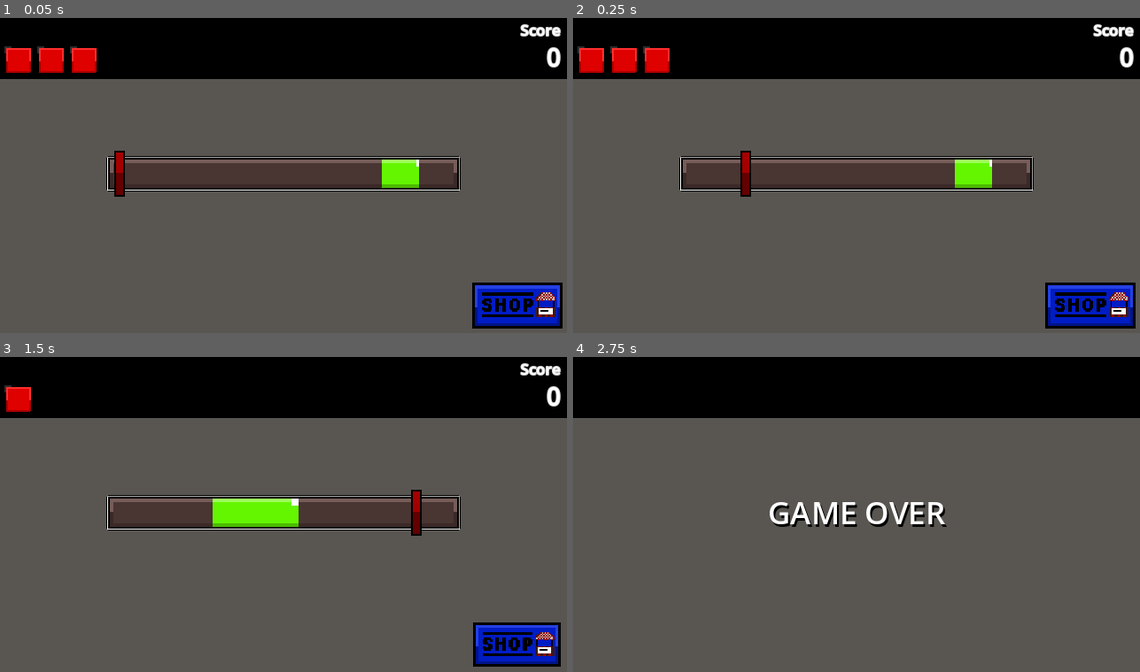
Above: before the commit, frames 1-4 (two rows, left to right).
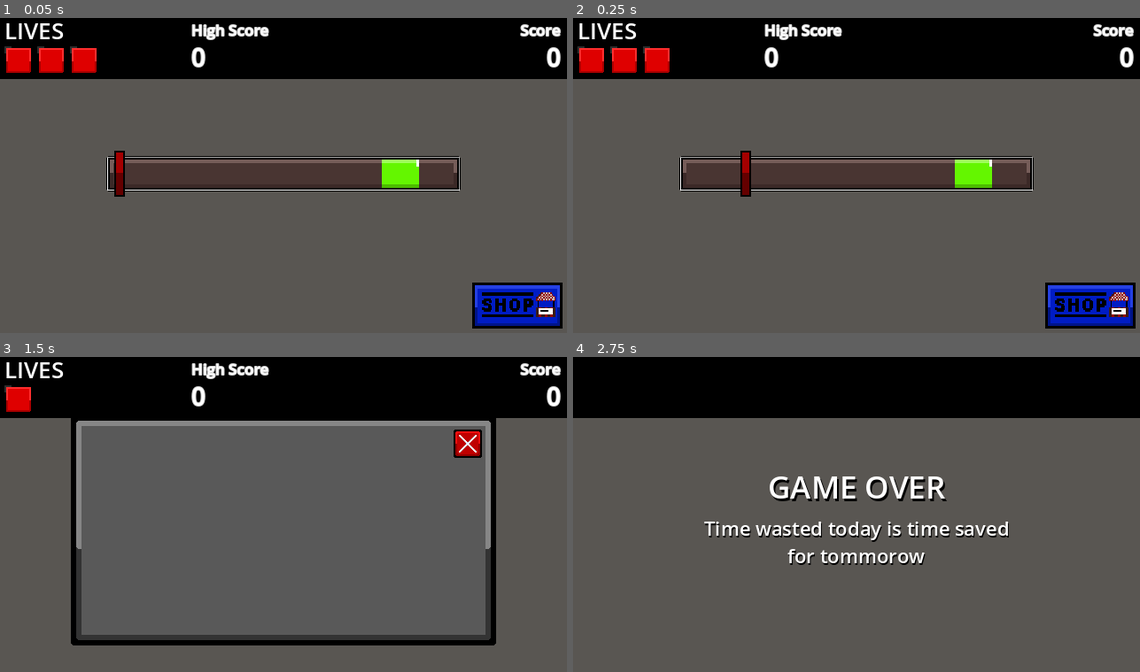
Above: after the commit, the same moments.

Repository: d3V-E/Line-Clicker-Game
Game: Godot game, scene res://scenes/main_game.tscn
The game is run twice, just before and just after one commit, with the same random seed, the same clock (stepped at 60 frames per second) and the same inputs.
Inputs (mouse positions are in pixels of both pictures, inside the frame that each line leads up to):
- Up to frame 1 (0.05 s): no input
- Up to frame 2 (0.25 s): no input
- Up to frame 3 (1.5 s): click (515, 643) at 0.5 s; tap Enter at 1.25 s; move the mouse to (408, 495) at 1.27 s; hold Right from 1.28 s (still down); tap Space at 1.35 s; click (408, 495) at 1.42 s
- Up to frame 4 (2.75 s): tap Space at 1.52, 1.82, 2, 2.27, 2.3, 2.57 s; move the mouse to (743, 527) at 2.02 s; release Right at 2.03 s; hold Down from 2.03 s (still down); tap Alt at 2.1 s; click (743, 527) at 2.17 s

The runs differ from the first frame. In frame 1, 0.8% of the frame differs, in the area x 1-48%, y 1-16%; in frame 2, 0.8%; in frame 3, 17%, in the area x 1-99%, y 1-99%; in frame 4, 4.6%.

Commit message:
Update 4

Diff:
--- a/scenes/game_over.tscn
+++ b/scenes/game_over.tscn
@@ -21,7 +21,7 @@
 offset_left = -108.0
 offset_top = -67.0
 offset_right = 108.0
-offset_bottom = 67.0
+offset_bottom = 8.0
 grow_horizontal = 2
 grow_vertical = 2
 theme_override_colors/font_shadow_color = Color(0, 0, 0, 1)
@@ -37,3 +37,23 @@
 wait_time = 5.0
 one_shot = true
 autostart = true
+
+[node name="Quote" type="RichTextLabel" parent="CanvasLayer" unique_id=627550889]
+anchors_preset = 8
+anchor_left = 0.5
+anchor_top = 0.5
+anchor_right = 0.5
+anchor_bottom = 0.5
+offset_left = -193.0
+offset_top = 1.5
+offset_right = 193.0
+offset_bottom = 150.0
+grow_horizontal = 2
+grow_vertical = 2
+theme_override_colors/font_shadow_color = Color(0, 0, 0, 1)
+theme_override_constants/shadow_outline_size = 0
+theme_override_constants/shadow_offset_x = 1
+theme_override_constants/shadow_offset_y = 2
+theme_override_font_sizes/normal_font_size = 22
+text = "\"Place Holder\""
+horizontal_alignment = 1
--- a/scenes/main_game.tscn
+++ b/scenes/main_game.tscn
@@ -8,6 +8,8 @@
 [ext_resource type="Texture2D" uid="uid://plt2drchkexg" path="res://assets/Indicator.png" id="6_70vka"]
 [ext_resource type="Texture2D" uid="uid://q5u0jswbi3bi" path="res://assets/Hit.png" id="7_wi4c7"]
 [ext_resource type="Texture2D" uid="uid://d263mtcymdwjw" path="res://assets/HP.png" id="8_70vka"]
+[ext_resource type="Texture2D" uid="uid://dgrlw7tsnflqa" path="res://assets/Shop.png" id="9_nqdth"]
+[ext_resource type="Texture2D" uid="uid://bsim58uomd8dx" path="res://assets/Close.png" id="10_5cypo"]
 
 [node name="Main Game" type="Node2D" unique_id=423972222]
 script = ExtResource("1_72e8q")
@@ -80,6 +82,55 @@
 position = Vector2(321, 179)
 texture = ExtResource("7_wi4c7")
 
+[node name="Lives Label" type="RichTextLabel" parent="CanvasLayer" unique_id=886296370]
+offset_left = 5.0
+offset_right = 107.0
+offset_bottom = 36.0
+theme_override_font_sizes/normal_font_size = 26
+text = "LIVES"
+
+[node name="Shop" type="Sprite2D" parent="CanvasLayer" unique_id=1093649891]
+visible = false
+position = Vector2(320, 200)
+texture = ExtResource("9_nqdth")
+
+[node name="Shop Close" type="TextureButton" parent="CanvasLayer" unique_id=812630958]
+visible = false
+offset_left = 512.0
+offset_top = 86.0
+offset_right = 544.0
+offset_bottom = 118.0
+texture_normal = ExtResource("10_5cypo")
+stretch_mode = 0
+
+[node name="Highscore Header" type="RichTextLabel" parent="CanvasLayer" unique_id=1162866656]
+offset_left = 216.0
+offset_top = 5.0
+offset_right = 317.0
+offset_bottom = 29.0
+theme_override_colors/font_outline_color = Color(0.8239239, 0.82392395, 0.8239239, 1)
+theme_override_constants/outline_size = 4
+theme_override_font_sizes/normal_font_size = 17
+text = "High Score"
+horizontal_alignment = 2
+vertical_alignment = 1
+text_direction = 2
+
+[node name="Highscore" type="RichTextLabel" parent="CanvasLayer" unique_id=588167767]
+offset_left = 216.0
+offset_top = 29.0
+offset_right = 360.0
+offset_bottom = 68.0
+theme_override_colors/font_outline_color = Color(0.8239239, 0.82392395, 0.8239239, 1)
+theme_override_constants/outline_size = 4
+theme_override_font_sizes/normal_font_size = 28
+text = "0"
+horizontal_alignment = 2
+vertical_alignment = 1
+text_direction = 2
+
 [connection signal="timeout" from="CanvasLayer/Score/Score Update" to="." method="_on_score_update_timeout"]
 [connection signal="button_down" from="CanvasLayer/Shop Button" to="." method="_on_shop_button_button_down"]
 [connection signal="button_up" from="CanvasLayer/Shop Button" to="." method="_on_shop_button_button_up"]
+[connection signal="button_down" from="CanvasLayer/Shop Close" to="." method="_on_shop_close_button_down"]
+[connection signal="button_up" from="CanvasLayer/Shop Close" to="." method="_on_shop_close_button_up"]
--- a/scripts/game_over.gd
+++ b/scripts/game_over.gd
@@ -1,6 +1,12 @@
 extends Node2D
 
+var quote = randi_range(1 , 3)
 
 
-func _ready() -> void:
-	pass # Replace with function body.
+func _ready():
+	if quote == 1:
+		$CanvasLayer/Quote.text = "Print (Hello World)"
+	elif quote == 2:
+		$CanvasLayer/Quote.text = "Time wasted today is time saved for tommorow"
+	elif quote == 3:
+		$CanvasLayer/Quote.text = "To confuse an eney first you must confuse yourself"
--- a/scripts/main_game.gd
+++ b/scripts/main_game.gd
@@ -8,7 +8,8 @@
 var multiplier = 1
 var lives = 3
 var speedcheckpoint = 10
-var clicks = 10
+var clicks = 0
+var highscore = 0
 
 @onready var shopbutton: TextureButton = $"CanvasLayer/Shop Button"
 @onready var bar: Sprite2D = $CanvasLayer/LineBar
@@ -18,18 +19,20 @@
 @onready var hp1 : Sprite2D = $CanvasLayer/Hp1
 @onready var hp2 : Sprite2D = $CanvasLayer/Hp2
 @onready var hp3 : Sprite2D = $CanvasLayer/Hp3
-
+@onready var shopmenu: Sprite2D = $CanvasLayer/Shop
+@onready var shopclose : TextureButton = $"CanvasLayer/Shop Close"
 
 
 signal score_changed
 signal multiplier_changed
+signal highscore_changed
 
 
 func save_data():
 	var data = {
 		"score": score,
 		"multiplier": multiplier,
-		"lives": lives,
+		"highscore": highscore,
 	}
 	var file = FileAccess.open(save_path ,FileAccess.WRITE)
 	file.store_var(data)
@@ -43,17 +46,22 @@
 		if typeof(data) == TYPE_DICTIONARY:
 			score = data.get("score" ,0)
 			multiplier = data.get("multiplier" ,1)
-			lives = data.get("lives" ,3)
+			highscore = data.get("highscore" ,0)
 	else:
 		save_data()
 
 
 
 func _ready():
+	load_data()
 	shopbutton.pivot_offset = shopbutton.size / 2
+	shopclose.pivot_offset = shopclose.size / 2
 	$CanvasLayer/Score.text = str(score)
 	hit.visible = false
-	load_data()
+	shopmenu.visible = false
+	shopbutton.visible = true
+	shopclose.visible = false
+	$CanvasLayer/Highscore.text = str(highscore)
 	randomize()
 	reset_marker()
 
@@ -108,6 +116,9 @@
 func _on_shop_button_button_up():
 	var tween = get_tree().create_tween()
 	tween.tween_property(shopbutton , "scale" , Vector2(1 , 1) ,.1)
+	shopbutton.visible = false
+	shopmenu.visible = true
+	shopclose.visible = true
 
 
 
@@ -137,9 +148,33 @@
 		hp1.visible = false
 		hp2.visible = false
 		hp3.visible = false
+		if score > highscore:
+			highscore = score
+			emit_signal("highscore_changed")
 		lives = 3
 		speed = 300
 		score = 0
 		clicks = 0
 		save_data()
 		get_tree().change_scene_to_file("res://scenes/game_over.tscn")
+
+
+
+
+
+
+
+func _on_shop_close_button_down():
+	var tween = get_tree().create_tween()
+	tween.tween_property(shopclose , "scale" , Vector2(.9 , .9), .1)
+
+
+
+
+
+func _on_shop_close_button_up():
+	var tween = get_tree().create_tween()
+	tween.tween_property(shopclose , "scale" , Vector2(1 , 1) , .1)
+	shopclose.visible = false
+	shopmenu.visible = false
+	shopbutton.visible = true
Binary file added: assets/Close.png
Not shown, added: assets/Close.png.import
Binary file added: assets/Shop.png
Not shown, added: assets/Shop.png.import
